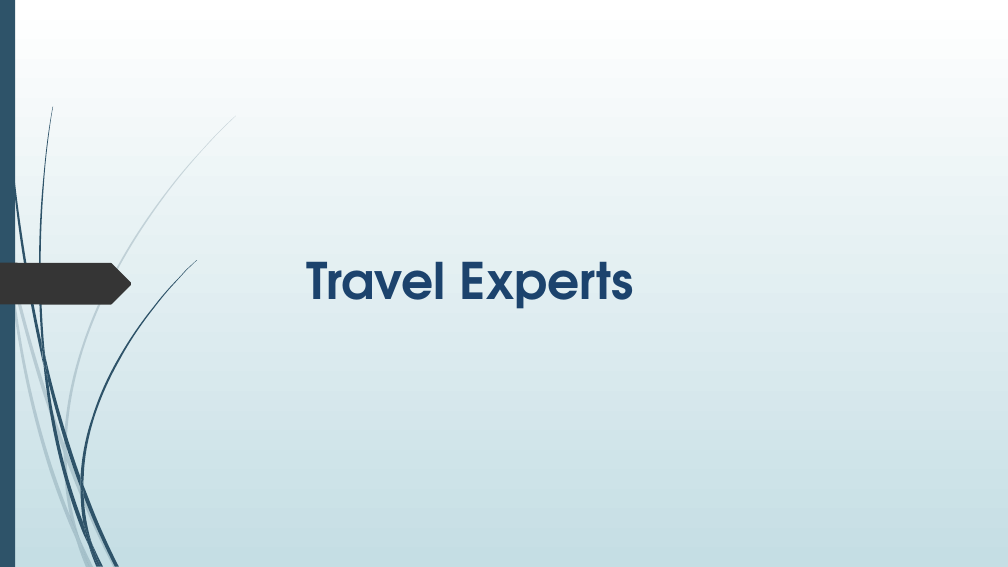
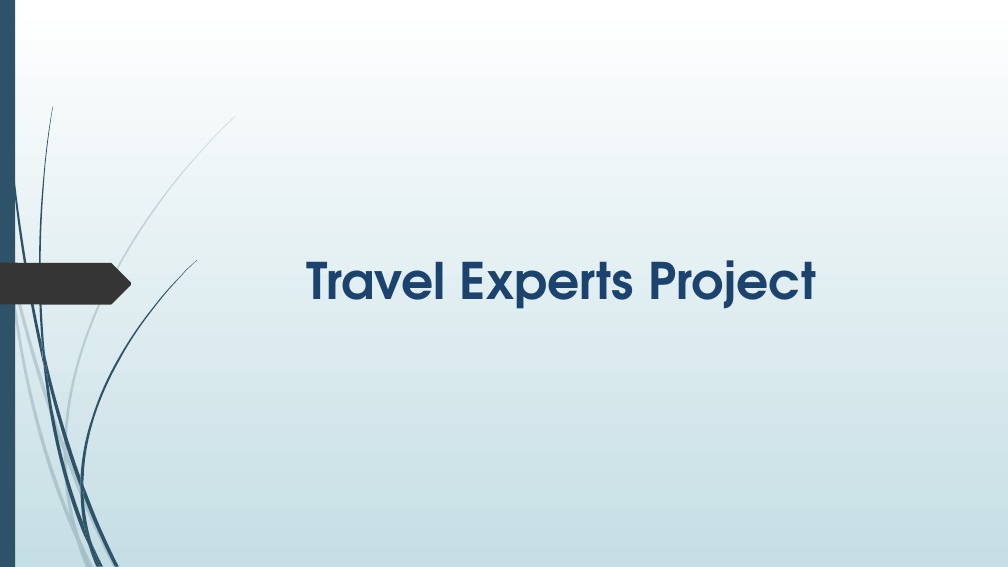
Before and after one commit to quynhhnnguyen/travelAgency, a slide deck: slide 1 of DL Travel Experts.pptx. Drawn at 1008x567 pixels with LibreOffice and Linux fonts; fonts in the diff are those of the drawing. Boxes give left, top, right and bottom in pixels: in the first picture for what was removed or moved away, otherwise in the second. Text is boxed around its words. In the diff, an @@ line names an element or a change of style, - is before the commit and + after.

```diff
--- a/DL Travel Experts.pptx
+++ b/DL Travel Experts.pptx
@@ title at (x1=306, y1=260, x2=816, y2=309): text changed @@
-Travel Experts
+Travel Experts Project
```
Also in this commit, not shown: 1 other slide changed.
